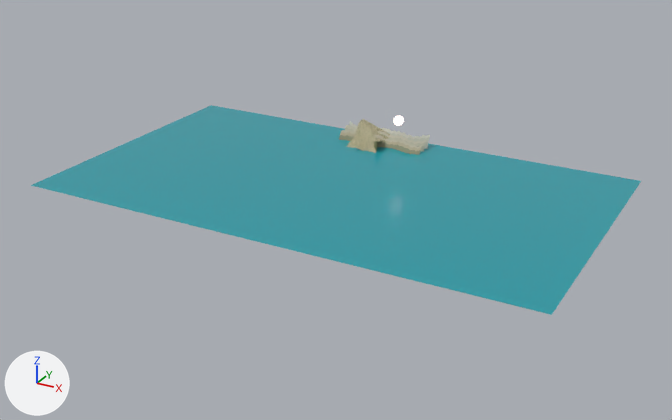
One commit to the glTF model frontend/projects/ride/public/courses/calobra.glb: the scene before it, then after it.
The view is the same before and after, from a 50 mm lens placed at (34388.0, -64841.0, 26428.0), pointed at (3621.0, -8902.0, -1541.0). Every picture has the same lights, and +X, +Y and +Z are marked at lower left. The first picture is the older version. Where no turn or scale is listed for an object, it has been applied to the vertices. Vertices at exactly the same position are counted once.

Objects in the first picture: 'Land_001', 'Peaks', 'Sea' and 6 more.
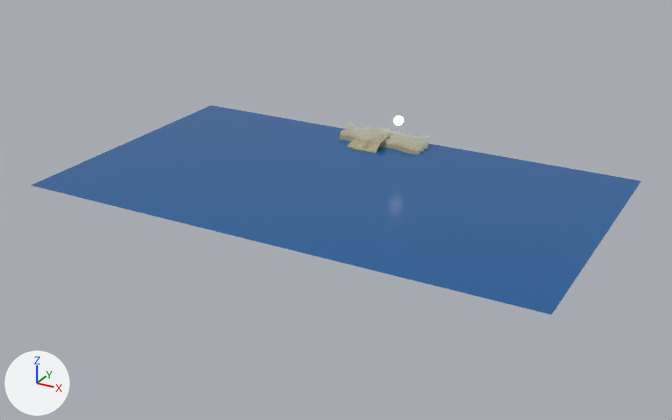
Where the newer file only moved an object's origin or applied its transform, the numbers keep the older frame.

Where the change shows, as pixel boxes [x1, y1, x2, y2] in the pictures (672 x 420 px; the box of a moved part takes in the faces that stretch with it):
'Land_001', rescaled: before [353, 126, 362, 149]; after [353, 139, 362, 149]
part 1 of me_peaks, moved or reshaped: [339, 130, 422, 155] in both
part 2 of me_peaks, moved or reshaped: [345, 125, 426, 151] in both
part 3 of me_peaks, moved or reshaped: [349, 121, 430, 149] in both
part 4 of me_sea, recoloured (cyan to blue): [31, 105, 641, 315] in both

Patch to the scene script:
```diff
--- a/frontend/projects/ride/public/courses/calobra.glb.py
+++ b/frontend/projects/ride/public/courses/calobra.glb.py
@@ me_peaks @@
 # used by ob_peaks; location = (-1656.0, 3150.0, 12.0); scale = (7540.0, 2200.0, 1110.0)
-me_peaks.from_pydata(...)  # 1200 vertices, 1782 faces; spans x 0.0..1.0, y -1.0..0.0, z 0.0..1.0
+me_peaks.from_pydata(...)  # 4342 vertices, 5294 faces; spans x 0.0..1.0, y -1.0..0.0, z 0.0..1.0
+# me_peaks part 1: the loose piece of 400 vertices spanning x 0.0..1.0, y -1.0..-0.609, z 0.0..0.852 is scaled about its middle by (1, 0.605, 0.986), then moved by (0.0, 0.318, 0.008)
+# me_peaks part 2: the loose piece of 400 vertices spanning x 0.0..1.0, y -0.695..-0.305, z 0.0..0.91 is scaled about its middle by (1, 0.605, 0.986), then moved by (0.0, 0.197, 0.008)
+# me_peaks part 3: the loose piece of 400 vertices spanning x 0.0..1.0, y -0.391..0.0, z 0.0..1.0 is scaled about its middle by (1, 0.605, 0.986), then moved by (0.0, 0.077, 0.007)
+# other edits to the shape of me_peaks do not show in these pictures
 me_peaks.materials.append(mat_peaks)
@@ me_sea @@
 me_sea.from_pydata(...)  # 4 vertices, 2 faces; spans x 0.0..40000.0, y -23000.0..0.0, z 0.0
 # used by ob_sea; location = (-17000.0, 4000.0, 0.0)
+# me_sea part 4: 2 faces centred in x 13333.0..26667.0, y -15333.0..-7667.0, z 0.0 are repainted in the vertex colours; the middle colour goes from cyan #1c9aa6 to blue #0d5a98
 me_sea.materials.append(mat_sea)
@@ ob_land_001 @@
 ob_land_001.location = (-300.0, 2090.0, -117.0)
-ob_land_001.scale = (1220.0, 2390.0, 1380.0)
+ob_land_001.scale = (1220.0, 2390.0, 655.0)
```
